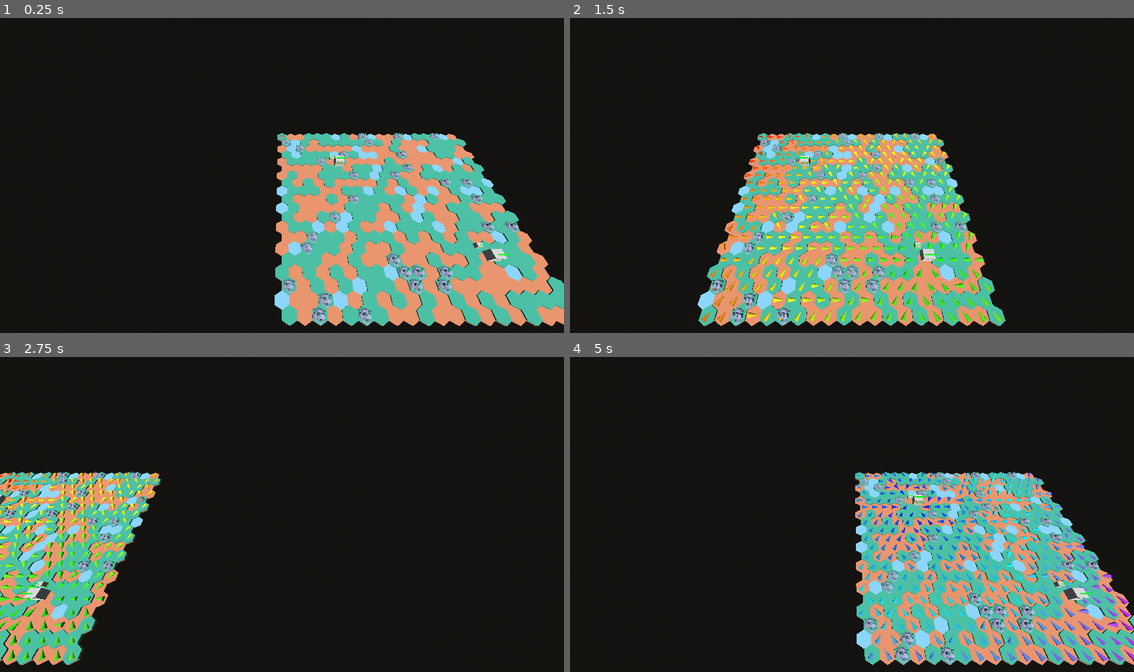
Above: before the commit, frames 1-4 (two rows, left to right).
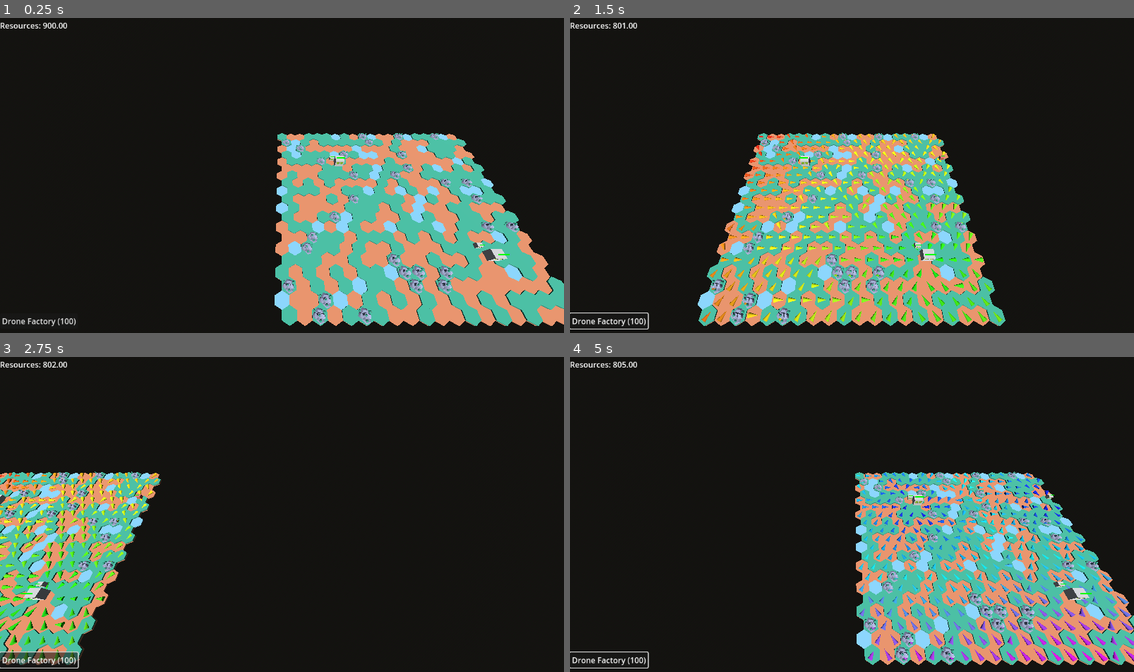
Above: after the commit, the same moments.

Repository: rantahar/hex_flow_rts
Game: Godot game, scene res://game.tscn
The game is run twice, just before and just after one commit, with the same random seed, the same clock (stepped at 60 frames per second) and the same inputs.
Inputs (mouse positions are in pixels of both pictures, inside the frame that each line leads up to):
- Up to frame 1 (0.25 s): no input
- Up to frame 2 (1.5 s): click (609, 320) at 0.5 s, where only the run after the commit has a clickable "Drone Factory (100)"; tap Enter at 1.25 s; move the mouse to (976, 159) at 1.27 s; hold Right (ui_right) from 1.28 s (still down); click (976, 159) at 1.42 s
- Up to frame 3 (2.75 s): release Right (ui_right) at 2 s; drag from (169, 530) to (253, 577) at 2.02 s
- Up to frame 4 (5 s): tap Space at 2.75, 4.25 s; move the mouse to (908, 445) at 2.77 s; hold Right (ui_right) 2.78-3.5 s; click (908, 445) at 2.92 s; tap Enter at 3.5 s; drag from (823, 577) to (682, 467) at 3.52 s; move the mouse to (1021, 561) at 4.27 s; hold Left (ui_left) from 4.28 s (still down); click (1021, 561) at 4.42 s; tap Escape (ui_cancel) at 4.9 s

The runs differ from the first frame. In frame 1, 0.3% of the frame differs, in the area x 0-51%, y 1-98%; in frame 2, 0.4%; in frame 3, 0.7%; in frame 4, 3.5%, in the area x 0-100%, y 1-99%.

Commit message:
Building placement UI

Diff:
--- a/data/game_data.gd
+++ b/data/game_data.gd
@@ -134,12 +134,12 @@
 		"id": 0,
 		"display_name": "Red Team",
 		"color": Color.RED,
-		"starting_resources": 100.0
+		"starting_resources": 1000.0
 	},
 	{
 		"id": 1,
 		"display_name": "Blue Team",
 		"color": Color.BLUE,
-		"starting_resources": 100.0
+		"starting_resources": 1000.0
 	}
 ]
--- a/game.tscn
+++ b/game.tscn
@@ -1,12 +1,14 @@
-[gd_scene load_steps=12 format=3 uid="uid://cmri410y4al53"]
+[gd_scene load_steps=13 format=3 uid="uid://cmri410y4al53"]
 
 [ext_resource type="Script" path="res://src/RTSCamera.gd" id="1_i1nf2"]
 [ext_resource type="Script" path="res://src/core/MapGenerator.gd" id="1_r4x5c"]
 [ext_resource type="Script" path="res://src/core/map.gd" id="2_ie3hc"]
 [ext_resource type="Script" path="res://src/core/Grid.gd" id="3_yrrol"]
-[ext_resource type="Script" path="res://src/ClickMarker.gd" id="4_5dpvh"]
+[ext_resource type="Script" path="res://src/ResourceDisplay.gd" id="8_hbkdh"]
+[ext_resource type="Script" path="res://src/BuildMenu.gd" id="9_8ixy4"]
 [ext_resource type="Script" path="res://src/FlowFieldVisualizer.gd" id="9_83565"]
 [ext_resource type="Script" path="res://src/Game.gd" id="10_gds"]
+[ext_resource type="Script" path="res://src/StructurePlacer.gd" id="10_wlmfl"]
 
 [sub_resource type="PhysicalSkyMaterial" id="PhysicalSkyMaterial_favtp"]
 turbidity = 2.0
@@ -22,10 +24,6 @@
 sky = SubResource("Sky_jdfr1")
 ambient_light_source = 3
 ambient_light_color = Color(1, 1, 1, 1)
-
-[sub_resource type="SphereMesh" id="SphereMesh_3v2a4"]
-radius = 0.2
-height = 0.4
 
 [node name="Game" type="Node3D"]
 script = ExtResource("10_gds")
@@ -53,8 +51,32 @@
 [node name="FlowVisualizer" type="Node3D" parent="Map"]
 script = ExtResource("9_83565")
 
-[node name="ClickMarker" type="MeshInstance3D" parent="."]
-mesh = SubResource("SphereMesh_3v2a4")
-script = ExtResource("4_5dpvh")
+[node name="CanvasLayer" type="CanvasLayer" parent="."]
 
-[connection signal="hex_clicked" from="Camera3D" to="ClickMarker" method="_on_hex_clicked"]
+[node name="MarginContainer" type="MarginContainer" parent="CanvasLayer"]
+offset_right = 40.0
+offset_bottom = 40.0
+
+[node name="ResourceDisplay" type="HBoxContainer" parent="CanvasLayer/MarginContainer"]
+layout_mode = 2
+script = ExtResource("8_hbkdh")
+
+[node name="ResourceLabel" type="Label" parent="CanvasLayer/MarginContainer/ResourceDisplay"]
+layout_mode = 2
+
+[node name="MarginContainer2" type="MarginContainer" parent="CanvasLayer"]
+anchors_preset = 2
+anchor_top = 1.0
+anchor_bottom = 1.0
+offset_top = -40.0
+offset_right = 40.0
+grow_vertical = 0
+mouse_filter = 0
+
+[node name="BuildMenu" type="VBoxContainer" parent="CanvasLayer/MarginContainer2"]
+layout_mode = 2
+mouse_filter = 0
+script = ExtResource("9_8ixy4")
+
+[node name="StructurePlacer" type="Node3D" parent="."]
+script = ExtResource("10_wlmfl")
--- /dev/null
+++ b/src/BuildMenu.gd
@@ -0,0 +1,78 @@
+extends VBoxContainer
+
+signal structure_selected(structure_key: String)
+
+const GameData = preload("res://data/game_data.gd")
+const Player = preload("res://src/Player.gd")
+
+var player: Player
+var buildable_structures: Dictionary = {}
+var status_timer: Timer
+
+func _ready():
+	mouse_filter = Control.MOUSE_FILTER_STOP
+
+	# 1. Initialize timer for status printing
+	status_timer = Timer.new()
+	status_timer.wait_time = 1.0
+	status_timer.autostart = true
+	status_timer.timeout.connect(_on_status_timer_timeout)
+	add_child(status_timer)
+
+	# 2. Generate buttons
+	for key in GameData.STRUCTURE_TYPES:
+		var config = GameData.STRUCTURE_TYPES[key]
+		if config.get("buildable", false):
+			# Store config for easy lookup
+			buildable_structures[key] = config
+
+			var button = Button.new()
+			button.mouse_filter = Control.MOUSE_FILTER_STOP
+			var cost = config.get("cost", 0)
+			button.text = "%s (%d)" % [config.display_name, cost]
+			button.pressed.connect(_on_build_button_pressed.bind(key))
+			add_child(button)
+
+func setup(p_player: Player):
+	"""
+	Sets the player reference and connects necessary signals.
+	"""
+	if not is_instance_valid(p_player):
+		push_error("BuildMenu.setup: Invalid Player instance provided.")
+		return
+
+	player = p_player
+
+	# Connect to resource updates
+	if player.has_signal("resources_updated"):
+		player.resources_updated.connect(_on_resources_updated)
+
+	# Initial button state update
+	_on_resources_updated(player.resources)
+
+func _on_resources_updated(new_resources: float):
+	"""
+	Updates the enabled/disabled state of build buttons based on player resources.
+	"""
+	for button in get_children():
+		if button is Button:
+			var key = button.name
+			if buildable_structures.has(key):
+				var cost = buildable_structures[key].get("cost", 0.0)
+				button.disabled = new_resources < cost
+
+func _on_build_button_pressed(structure_key: String):
+	"""
+	Emits the structure_selected signal with the structure key.
+	"""
+	print("BuildMenu: Structure selected: %s" % structure_key)
+	structure_selected.emit(structure_key)
+
+func _on_status_timer_timeout():
+	"""
+	Prints status to console every 1 second.
+	"""
+	if is_instance_valid(player):
+		print("BuildMenu Status - Player %d Resources: %0.2f" % [player.id, player.resources])
+	else:
+		print("BuildMenu Status - Player not set up.")
--- a/src/Game.gd
+++ b/src/Game.gd
@@ -2,8 +2,17 @@
 class_name Game
 const GameData = preload("res://data/game_data.gd")
 const GameConfig = preload("res://data/game_config.gd")
+const ResourceDisplay = preload("res://src/ResourceDisplay.gd")
+const BuildMenu = preload("res://src/BuildMenu.gd")
+# Placeholder constant until StructurePlacer.gd is created
+const StructurePlacer = preload("res://src/StructurePlacer.gd")
 
 @onready var map_node = $Map
+@onready var canvas_layer = $CanvasLayer
+@onready var structure_placer: StructurePlacer = $StructurePlacer
+
+var placing_player_id: int = -1 # which player (0 or 1) is currently placing
+
 var players: Array[Player] = []
 var player_visualizers: Array[FlowFieldVisualizer] = []
 var current_visualization_player: int = 0
@@ -125,6 +134,9 @@
 	# Set player targets (currently hardcoded as they were not moved to GameData)
 	var player0 = get_player(0)
 	var player1 = get_player(1)
+
+	# Assume player 0 is the human player
+	var human_player = player0
 
 	var grid = map_node.get_node("Grid")
 
@@ -168,12 +180,144 @@
 		else:
 			push_error("Could not find a free tile next to the base for Player %d to place drone_factory." % player.id)
 
-	# NOTE: Manual unit spawns removed as per task requirement.
+	# UI Setup for the human player (player 0)
+	if is_instance_valid(human_player) and is_instance_valid(canvas_layer):
+		# Paths assume CanvasLayer is a direct child of Game, and MarginContainer is a direct child of CanvasLayer.
+		# Assumes the first MarginContainer holds ResourceDisplay and the second holds BuildMenu.
+		var resource_display = canvas_layer.get_node("MarginContainer/ResourceDisplay")
+		var build_menu = canvas_layer.get_node("MarginContainer2/BuildMenu")
+
+		if not is_instance_valid(build_menu):
+			push_error("Game: Could not find BuildMenu node at path MarginContainer2/BuildMenu. Check game.tscn.")
+
+		if is_instance_valid(resource_display) and resource_display is ResourceDisplay:
+			resource_display.setup(human_player)
+		if is_instance_valid(build_menu) and build_menu is BuildMenu:
+			build_menu.setup(human_player)
+
+			# --- Building UI Signal Handling ---
+			# Connect the BuildMenu's selected signal to the placement handler
+			if build_menu.has_signal("structure_selected"):
+				build_menu.structure_selected.connect(_on_structure_selected)
+
+	# Connect hex click signal from camera for placement confirmation
+	if $Camera3D.has_signal("hex_clicked"):
+		$Camera3D.hex_clicked.connect(_on_hex_clicked)
 
 	# Wait for specified delay before starting visualization setup
 	await get_tree().create_timer(GameData.START_DELAY_SECONDS).timeout
 
 	_post_ready_setup()
+
+# --- Placement Mode Handling ---
+
+func _on_structure_selected(structure_type: String):
+	"""
+	Initiates structure placement mode for the human player (Player 0).
+	"""
+	var player_id = 0 # Human player
+	var player = get_player(player_id)
+
+	if not is_instance_valid(player):
+		push_error("Game._on_structure_selected: Player %d not found." % player_id)
+		return
+
+	placing_player_id = player_id
+
+	if is_instance_valid(structure_placer):
+		structure_placer.enter_placement_mode(structure_type, placing_player_id)
+		print("Game: Entered placement mode for %s (Player %d)." % [structure_type, placing_player_id])
+	else:
+		push_error("Game._on_structure_selected: StructurePlacer node is not set up.")
+
+func _on_hex_clicked(tile: Tile):
+	"""
+	Handles a click on a hexagonal tile, primarily for structure placement confirmation.
+	"""
+	if is_instance_valid(structure_placer) and structure_placer.is_active():
+		if placing_player_id == -1:
+			push_error("Game._on_hex_clicked: Placing player ID is invalid.")
+			structure_placer.exit_placement_mode()
+			return
+
+		var player = get_player(placing_player_id)
+
+		# structure_placer.attempt_placement handles resource checks and calling player.place_structure
+		var success = structure_placer.attempt_placement(tile, player, map_node)
+
+		if success:
+			print("Game: Structure placed successfully by Player %d at %s." % [placing_player_id, tile.get_coords()])
+
+		# Always consume the click event if placement mode is active
+		return
+	# If placement mode is inactive, the RTSCamera handles the click as normal unit movement/selection.
+	pass
+
+
+# Adds the raycast logic for mouse hover detection (Task 2 refactoring)
+func _get_hovered_tile() -> Tile:
+	var viewport = get_viewport()
+	var camera = $Camera3D
+	var grid = map_node.get_node_or_null("Grid")
+
+	if not is_instance_valid(camera) or not is_instance_valid(grid):
+		return null
+
+	var space_state = get_world_3d().direct_space_state
+	var mouse_pos = viewport.get_mouse_position()
+	var ray_origin = camera.project_ray_origin(mouse_pos)
+	var ray_end = camera.project_ray_normal(mouse_pos) * 1000.0 + ray_origin
+
+	var query = PhysicsRayQueryParameters3D.create(ray_origin, ray_end)
+	var intersection = space_state.intersect_ray(query)
+
+	if intersection:
+		var collider = intersection.collider
+		var tile_coords: Vector2i = Vector2i(-1, -1)
+
+		# Traverse up the tree until a registered StaticBody3D tile node is found.
+		# This replicates the robust clicking logic from RTSCamera.gd.
+		var current_node: Node = collider
+		var tile_node: StaticBody3D = null
+
+		while current_node:
+			# NOTE: Assuming tiles are StaticBody3D and registered in Grid
+			if current_node is StaticBody3D:
+				tile_coords = grid.find_tile_by_node(current_node)
+				if tile_coords != Vector2i(-1, -1):
+					tile_node = current_node
+					break
+
+			# Optimization: Stop searching if we hit the top-level map node
+			if current_node == map_node:
+				break
+
+			current_node = current_node.get_parent()
+
+		if tile_coords != Vector2i(-1, -1):
+			# Look up Tile object
+			return grid.tiles.get(tile_coords)
+
+	return null
+
+# Handles placement preview updates and cancellation
+func _process(delta: float) -> void:
+	if is_instance_valid(structure_placer) and structure_placer.is_active():
+
+		# Handle cancellation:
+		if Input.is_action_just_pressed("ui_cancel"):
+			structure_placer.exit_placement_mode()
+			print("Game: Placement mode cancelled.")
+			placing_player_id = -1
+			return
+
+		# Handle placement preview updates:
+		var hovered_tile = _get_hovered_tile()
+		var player = get_player(0) # Human player is always Player 0
+
+		if is_instance_valid(hovered_tile) and is_instance_valid(player):
+			structure_placer.update_preview(hovered_tile, player)
+
 
 # Initializes flow fields and visualization after a delay
 func _post_ready_setup() -> void:
--- a/src/Player.gd
+++ b/src/Player.gd
@@ -1,5 +1,7 @@
 class_name Player
 extends Node3D
+
+signal resources_updated(new_resources: float)
 
 # Exported player ID.
 @export var id: int
@@ -175,6 +177,17 @@
 	Adds a specific amount to the player's resources.
 	"""
 	resources += amount
+	resources_updated.emit(resources)
+
+func can_afford(structure_key: String) -> bool:
+	"""
+	Checks if the player has enough resources to afford the given structure type.
+	"""
+	var structure_config = GameData.STRUCTURE_TYPES.get(structure_key)
+	if not structure_config:
+		return false
+	var cost = structure_config.get("cost", 0.0)
+	return resources >= cost
 
 # --- Structure and Unit Production Management ---
 
@@ -229,12 +242,17 @@
 		push_error("Player %d.place_structure: Structure '%s' is not buildable by normal means." % [id, structure_key])
 		return false
 
-	# 2. Check if target_tile is free
+	# 2. Check if target_tile is suitable for building (terrain)
+	if not target_tile.is_buildable_terrain():
+		push_error("Player %d.place_structure: Target tile (%s) terrain does not allow building." % [id, target_tile.get_coords()])
+		return false
+
+	# 3. Check if target_tile is free (occupation)
 	if target_tile.structure != null:
 		push_error("Player %d.place_structure: Target tile (%s) already occupied by a structure." % [id, target_tile.get_coords()])
 		return false
 
-	# 3. Check if player has enough resources
+	# 4. Check if player has enough resources
 	var structure_cost: float = structure_config.get("cost", 0.0)
 	if resources < structure_cost:
 		push_error("Player %d.place_structure: Not enough resources. Required: %f, Have: %f" % [id, structure_cost, resources])
--- /dev/null
+++ b/src/ResourceDisplay.gd
@@ -0,0 +1,42 @@
+extends HBoxContainer
+
+const Player = preload("res://src/Player.gd")
+
+var player: Player
+var resource_label: Label
+
+func _ready():
+	# Find the Label child named "ResourceLabel"
+	resource_label = get_node_or_null("ResourceLabel")
+	if not resource_label:
+		push_error("ResourceDisplay: Could not find 'ResourceLabel' child.")
+		return
+
+	# Update the display immediately if the player is already set (e.g., if setup() was called before _ready())
+	if is_instance_valid(player):
+		update_display(player.resources)
+
+func setup(p_player: Player):
+	"""
+	Sets the player reference and connects the resources_updated signal.
+	"""
+	if not is_instance_valid(p_player):
+		push_error("ResourceDisplay.setup: Invalid Player instance provided.")
+		return
+
+	player = p_player
+
+	# Connect signal if the player instance is valid and has the signal (it should, we just added it)
+	if player.has_signal("resources_updated"):
+		player.resources_updated.connect(update_display)
+
+	# Initial resource display
+	update_display(player.resources)
+
+func update_display(new_resources: float):
+	"""
+	Updates the displayed resource count.
+	"""
+	if is_instance_valid(resource_label):
+		# Format to 2 decimal places
+		resource_label.text = "Resources: %0.2f" % new_resources
--- /dev/null
+++ b/src/StructurePlacer.gd
@@ -0,0 +1,202 @@
+extends Node3D
+class_name StructurePlacer
+
+const GameData = preload("res://data/game_data.gd")
+const Tile = preload("res://src/core/Tile.gd")
+const Player = preload("res://src/Player.gd")
+const Grid = preload("res://src/core/Grid.gd")
+
+# State tracking for placement mode
+var active: bool = false
+var current_structure_type: String = ""
+var placing_player_id: int = -1
+
+# Placeholder for the visual preview node
+var preview_instance = null
+
+func _init():
+	# Ensure the node is callable via the Game script
+	pass
+
+func is_active() -> bool:
+	return active
+
+func enter_placement_mode(structure_type: String, player_id: int):
+	current_structure_type = structure_type
+	placing_player_id = player_id
+	active = true
+
+	var config = GameData.STRUCTURE_TYPES.get(structure_type)
+	if not config:
+		push_error("StructurePlacer: Invalid structure type '%s'." % structure_type)
+		active = false
+		return
+
+	# 1. Load mesh
+	var mesh_path = config.get("mesh_path")
+	if not mesh_path:
+		push_error("StructurePlacer: Missing mesh_path for %s." % structure_type)
+		active = false
+		return
+
+	var mesh_load = load(mesh_path)
+	if mesh_load is PackedScene:
+		# If it's a scene, instantiate it and get the first MeshInstance3D child
+		preview_instance = mesh_load.instantiate()
+		# Search for MeshInstance3D child (might be nested)
+		for child in preview_instance.get_children():
+			if child is MeshInstance3D:
+				preview_instance = child
+				break
+	elif mesh_load is Mesh:
+		if not is_instance_valid(preview_instance):
+			preview_instance = MeshInstance3D.new()
+		preview_instance.mesh = mesh_load
+
+	if not preview_instance:
+		push_error("StructurePlacer: Failed to create preview mesh instance for %s." % structure_type)
+		active = false
+		return
+
+	# 2. Scale preview instance (same scaling logic as Structure.gd)
+	var target_world_radius = Grid.HEX_SCALE * config.size
+	var aabb = preview_instance.mesh.get_aabb()
+	var current_radius = max(aabb.size.x, aabb.size.z) * 0.5
+	var scale_factor = target_world_radius / current_radius
+	preview_instance.scale = Vector3(scale_factor, scale_factor, scale_factor)
+
+	# 3. Create semi-transparent material (Green default)
+	var preview_material = StandardMaterial3D.new()
+	preview_material.transparency = BaseMaterial3D.TRANSPARENCY_ALPHA
+	preview_material.albedo_color = Color(0.0, 1.0, 0.0, 0.5) # Default Green, 50% alpha
+	preview_instance.material_override = preview_material
+
+	# 4. Add to scene tree and hide initially
+	if preview_instance.get_parent() != self:
+		add_child(preview_instance)
+
+	preview_instance.visible = false
+
+	print("StructurePlacer: Entered placement mode for %s (Player %d)" % [structure_type, player_id])
+
+func exit_placement_mode():
+	active = false
+	current_structure_type = ""
+	placing_player_id = -1
+
+	# Clean up preview mesh
+	if is_instance_valid(preview_instance):
+		preview_instance.visible = false
+
+	print("StructurePlacer: Exited placement mode.")
+
+func update_preview(hovered_tile: Tile, player: Player):
+	# 1. Hide preview and return if no tile is hovered
+	if not is_instance_valid(hovered_tile):
+		if is_instance_valid(preview_instance):
+			preview_instance.visible = false
+		return
+
+	if not is_instance_valid(preview_instance):
+		return
+
+	# Dynamically fetch map node from parent (Game)
+	var game_node = get_parent()
+	if not is_instance_valid(game_node) or not is_instance_valid(game_node.map_node):
+		push_error("StructurePlacer: Cannot find Map node reference on parent Game node.")
+		return
+	var map_node = game_node.map_node
+
+	preview_instance.visible = true
+
+	var structure_config = GameData.STRUCTURE_TYPES.get(current_structure_type)
+	if not structure_config:
+		push_error("StructurePlacer: Cannot find configuration for %s." % current_structure_type)
+		return
+
+	# 2. Positioning (World position + height correction)
+
+	# Get ground height using raycast (copy _get_ground_height() logic from Structure.gd via Map.gd)
+	var ground_y: float = map_node.get_height_at_world_pos(hovered_tile.world_pos)
+
+	# Calculate scaled mesh height
+	var mesh = preview_instance.mesh
+
+	# Safety check for mesh existence
+	if not is_instance_valid(mesh):
+		return
+
+	var scale_factor = preview_instance.scale.y # Scale is uniform
+	var mesh_height = mesh.get_aabb().size.y
+	var structure_half_height = mesh_height * scale_factor / 2.0
+
+	# Adjust Y position: ground_y + (mesh_height * scale_factor / 2.0)
+	preview_instance.global_position = Vector3(hovered_tile.world_pos.x, ground_y + structure_half_height, hovered_tile.world_pos.z)
+
+	# 3. Validate placement
+	var is_valid: bool = true
+
+	# Check tile buildable terrain
+	if not hovered_tile.is_buildable_terrain():
+		is_valid = false
+
+	# Check tile.structure == null
+	if is_instance_valid(hovered_tile.structure):
+		is_valid = false
+
+	# Check player.can_afford(current_structure_type)
+	if is_valid and not player.can_afford(current_structure_type):
+		is_valid = false
+
+	# 4. Update preview color based on validation
+	var color: Color
+	if is_valid:
+		color = Color(0.0, 1.0, 0.0, 0.5) # Green, semi-transparent
+	else:
+		color = Color(1.0, 0.0, 0.0, 0.5) # Red, semi-transparent
+
+	if is_instance_valid(preview_instance.material_override) and preview_instance.material_override is StandardMaterial3D:
+		preview_instance.material_override.albedo_color = color
+
+func _input(event):
+	if not active:
+		return
+
+	# Check for ESC key press (ui_cancel action)
+	if event.is_action_pressed("ui_cancel"):
+		get_viewport().set_input_as_handled()
+		exit_placement_mode()
+		return
+
+	# Check for Right Mouse Button (RMB) press (cancel placement)
+	if event is InputEventMouseButton and event.button_index == MOUSE_BUTTON_RIGHT and event.is_pressed():
+		get_viewport().set_input_as_handled()
+		exit_placement_mode()
+		return
+
+func attempt_placement(tile: Tile, player: Player, map_node: Node3D) -> bool:
+	# This logic is based on the previously removed Game._on_build_requested logic,
+	# which we assume should be handled here now.
+
+	if not is_instance_valid(tile) or tile.structure != null:
+		print("StructurePlacer: Cannot place here. Tile occupied or invalid.")
+		return false
+
+	var structure_config = GameData.STRUCTURE_TYPES.get(current_structure_type)
+	if not structure_config:
+		push_error("StructurePlacer: Invalid structure type %s." % current_structure_type)
+		return false
+
+	var cost = structure_config.get("cost", 0.0)
+
+	if player.resources < cost:
+		print("StructurePlacer: Not enough resources to build %s (Requires %f, Have %f)." % [current_structure_type, cost, player.resources])
+		return false
+
+	# Place the structure (Player.gd handles resource deduction and adding to map)
+	var success = player.place_structure(current_structure_type, tile, map_node)
+
+	# Exit placement mode only if placement was successful? No, usually not.
+	# We let the Game node decide when to exit placement mode (e.g., if we want auto-exit or sustained placement).
+
+	return success
--- a/src/core/Grid.gd
+++ b/src/core/Grid.gd
@@ -134,6 +134,29 @@
 		return Vector3.ZERO
 	return tiles[coords].world_pos
 
+func world_to_hex(world_pos: Vector3) -> Vector2i:
+	"""
+	Converts a world position (Vector3) to Odd-R hex grid coordinates (Vector2i).
+
+	Arguments:
+	- world_pos (Vector3): The world position.
+
+	Returns:
+	- Vector2i: The corresponding hex coordinates (x, z).
+	"""
+	var z_hex_float = round(world_pos.z / Z_SPACING)
+	var z_hex = int(z_hex_float)
+
+	# Calculate raw x based on row parity correction
+	var x_raw = world_pos.x / X_SPACING
+	var x_offset = 0.0
+	if z_hex % 2 != 0:
+		x_offset = 0.5
+
+	var x_hex = round(x_raw - x_offset)
+
+	return Vector2i(x_hex, z_hex)
+
 func is_valid_coords(coords: Vector2i) -> bool:
 	"""
 	Checks if a given coordinate pair exists within the map grid.
--- a/src/core/Tile.gd
+++ b/src/core/Tile.gd
@@ -177,3 +177,10 @@
 	total_cost += density_cost
 
 	return total_cost
+
+func is_buildable_terrain() -> bool:
+	"""
+	Checks if the tile's underlying terrain type allows placing a structure.
+	For simplicity, currently requires the tile to be walkable.
+	"""
+	return walkable
